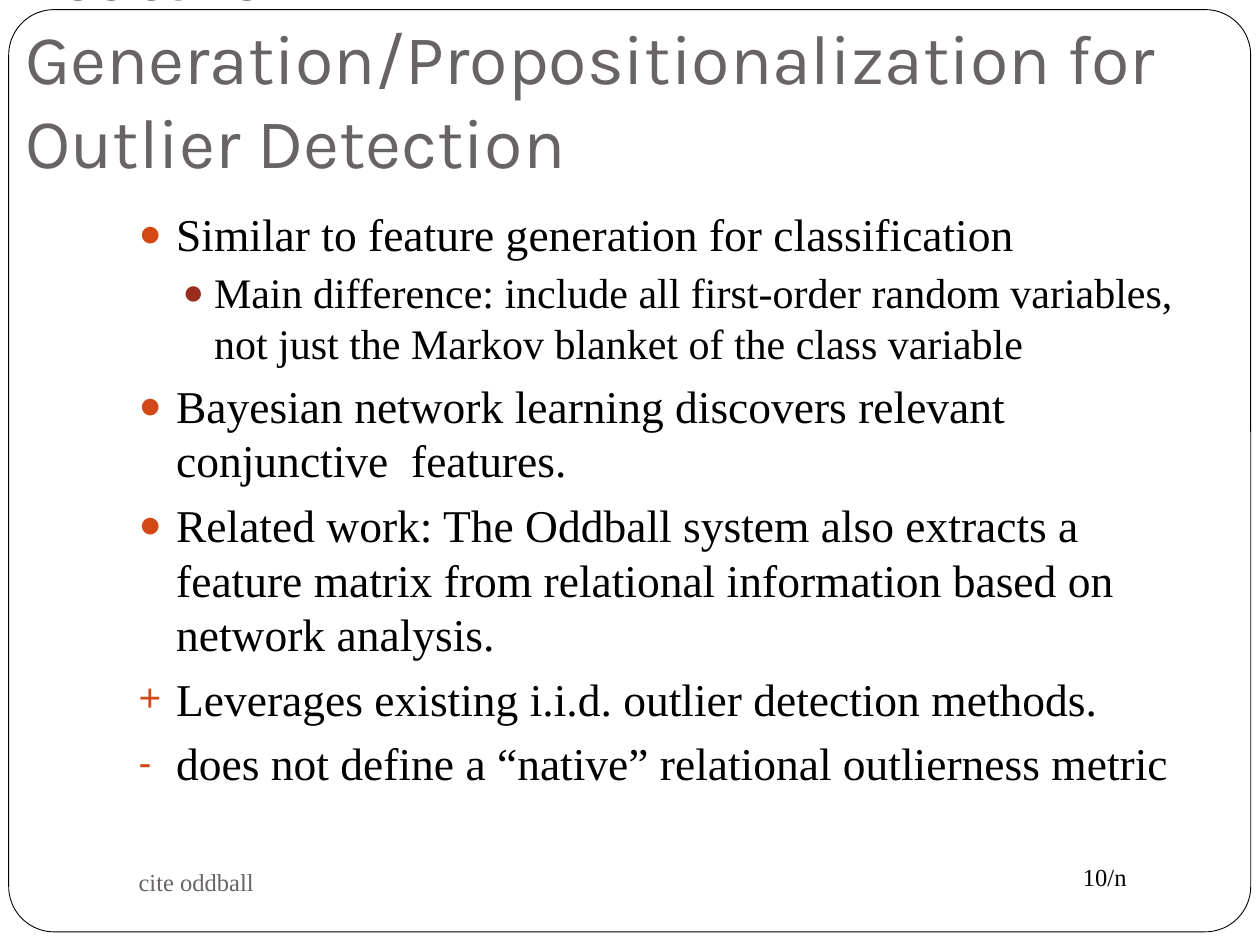
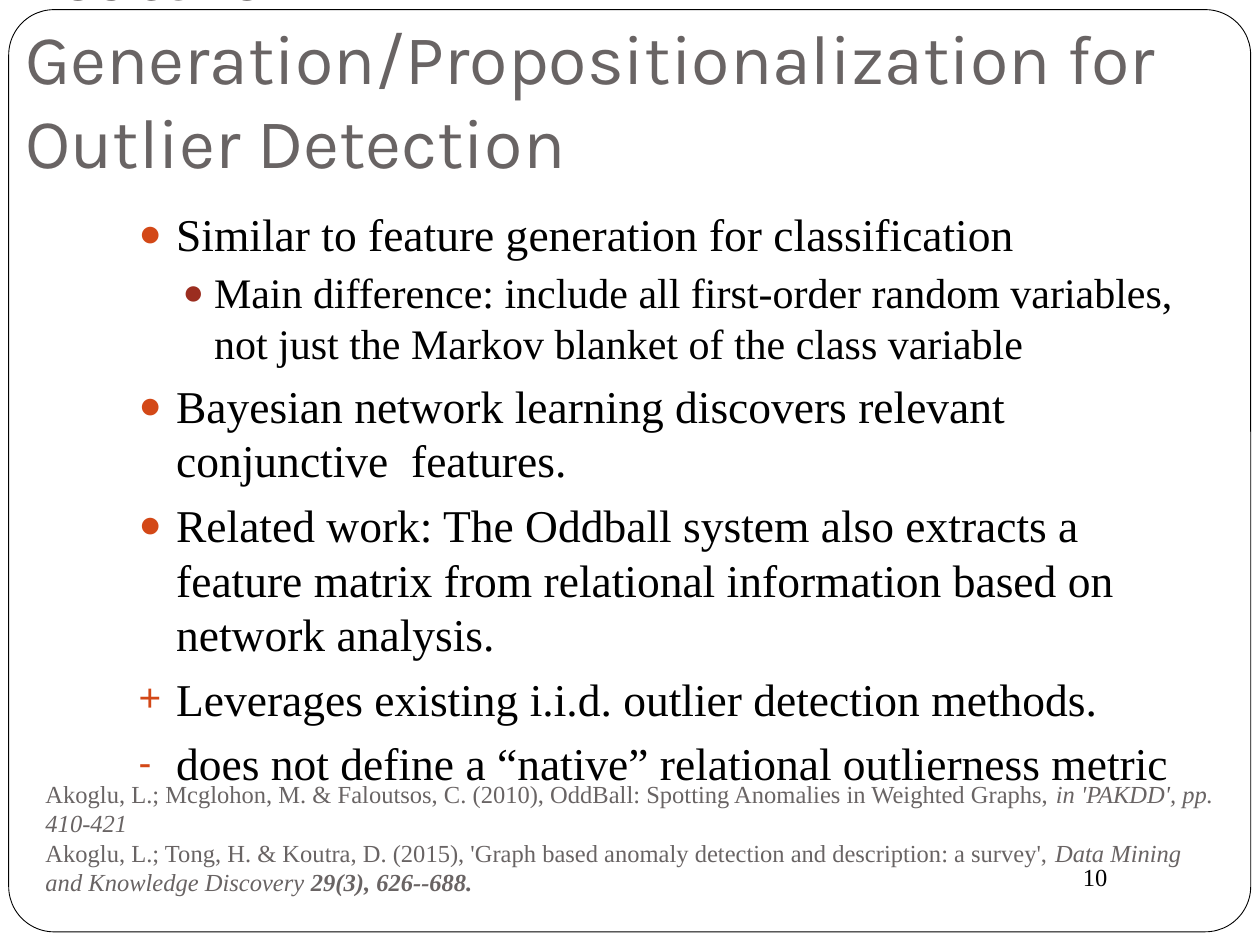
Before and after one commit to oschulte/srl-tutorial-slides, a slide deck: slide 10 of ch6-anomaly.pptx. Drawn at 1260x945 pixels with LibreOffice and Linux fonts; fonts in the diff are those of the drawing. Boxes give left, top, right and bottom in pixels: in the first picture for what was removed or moved away, otherwise in the second. Text is boxed around its words. In the diff, an @@ line names an element or a change of style, - is before the commit and + after.

```diff
--- a/ch6-anomaly.pptx
+++ b/ch6-anomaly.pptx
@@ text at box(45, 786, 1213, 896): text changed @@
-cite oddball
+Akoglu, L.; Mcglohon, M. & Faloutsos, C. (2010), OddBall: Spotting Anomalies in Weighted Graphs, in 'PAKDD', pp. 410-421
+Akoglu, L.; Tong, H. & Koutra, D. (2015), 'Graph based anomaly detection and description: a survey', Data Mining and Knowledge Discovery 29(3), 626--688.
@@ page number at box(1083, 869, 1108, 887): text changed @@
-10/n
+10
```
Also in this commit, not shown: 18 other slides changed, 2 slides removed, 6 other files.
